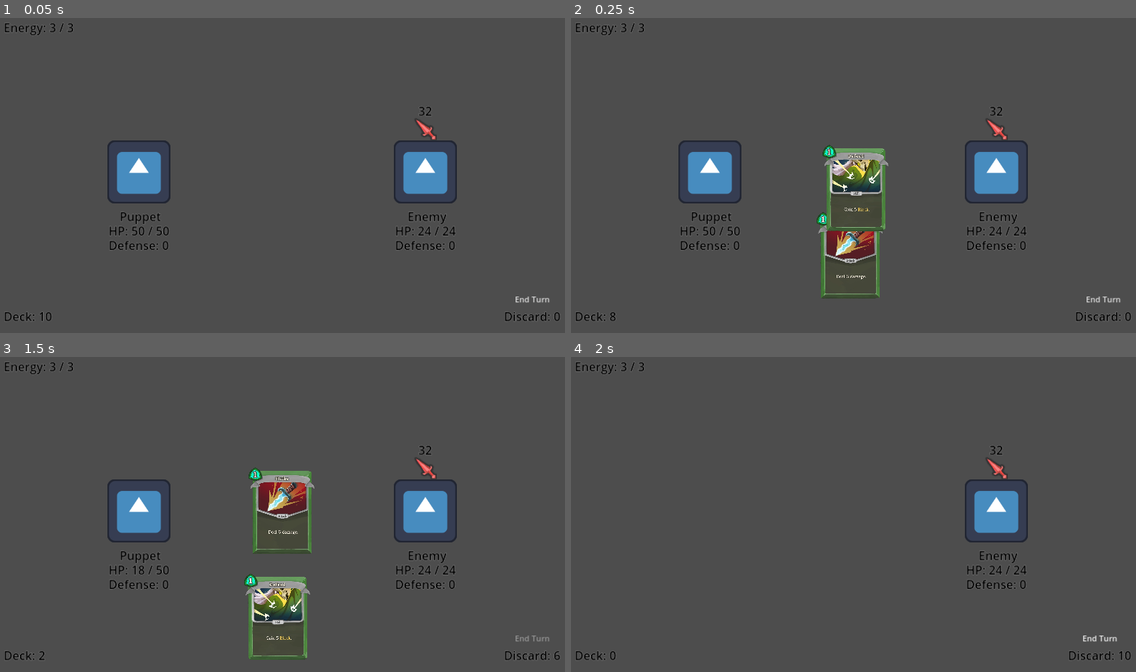
Above: before the commit, frames 1-4 (two rows, left to right).
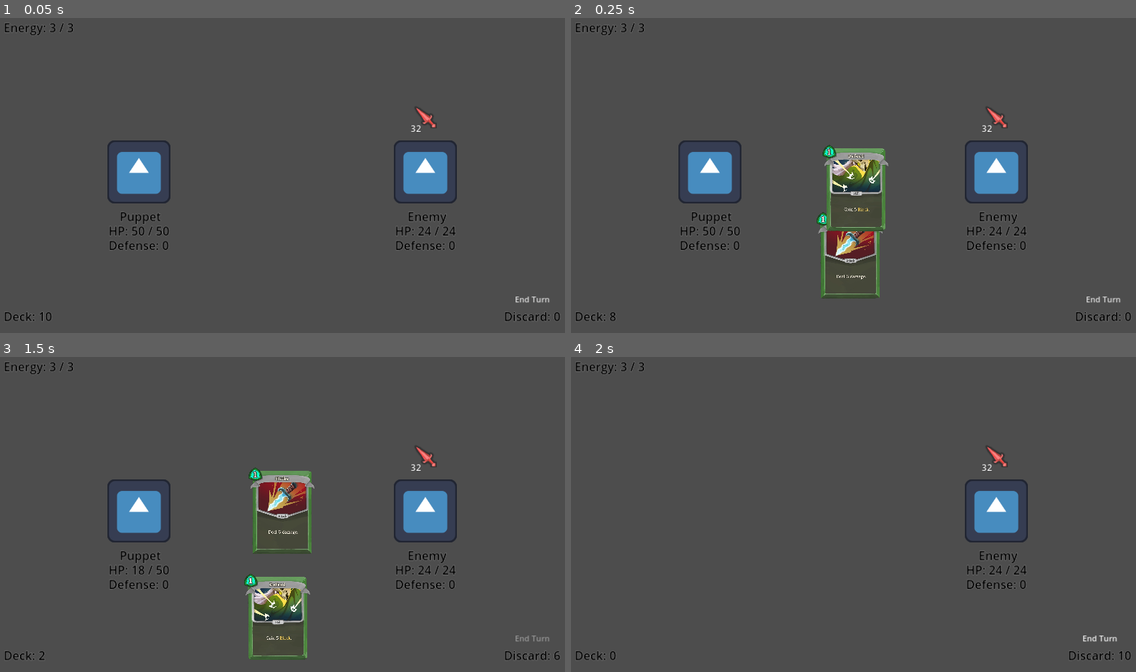
Above: after the commit, the same moments.

Repository: TheItsyBitsySpider/Game-Jam-2024
Game: Godot game, scene res://scenes/main.tscn
The game is run twice, just before and just after one commit, with the same random seed, the same clock (stepped at 60 frames per second) and the same inputs. The engine's default icon, where the game draws it, is replaced by a stand-in: a white triangle on a blue panel in a dark square.
Inputs:
- Up to frame 1 (0.05 s): no input
- Up to frame 2 (0.25 s): no input
- Up to frame 3 (1.5 s): click "End Turn" at 0.5 s; click "End Turn" at 1.25 s
- Up to frame 4 (2 s): no input

The runs differ from the first frame. In frame 1, 0.2% of the frame differs, in the area x 72-78%, y 27-39%; in frame 2, 0.2%; in frame 3, 0.2%; in frame 4, 0.2%.

Commit message:
minor: intent appearance

Diff:
--- a/cardgame/scenes/characters/enemy.tscn
+++ b/cardgame/scenes/characters/enemy.tscn
@@ -9,23 +9,23 @@
 [node name="Character" parent="." instance=ExtResource("2_p1bbq")]
 
 [node name="UpcomingTurnSprite" type="Sprite2D" parent="."]
-position = Vector2(0, -88.075)
+position = Vector2(0, -112)
 
 [node name="RichTextLabel" type="RichTextLabel" parent="."]
 clip_contents = false
-anchors_preset = 5
-anchor_left = 0.5
-anchor_right = 0.5
-offset_left = -27.0
-offset_top = -140.0
-offset_right = 28.0
-offset_bottom = -106.0
+anchors_preset = 15
+anchor_right = 1.0
+anchor_bottom = 1.0
+offset_left = -33.5
+offset_top = -100.0
+offset_right = -6.5
+offset_bottom = -66.0
 grow_horizontal = 2
-theme_override_colors/default_color = Color(0, 0, 0, 1)
-theme_override_colors/font_outline_color = Color(1, 1, 1, 1)
-theme_override_constants/outline_size = 1
-theme_override_constants/line_separation = -6
-theme_override_font_sizes/normal_font_size = 24
+grow_vertical = 2
+theme_override_colors/default_color = Color(1, 1, 1, 1)
+theme_override_colors/font_outline_color = Color(0, 0, 0, 1)
+theme_override_constants/outline_size = 2
+theme_override_font_sizes/normal_font_size = 18
 bbcode_enabled = true
 fit_content = true
 scroll_active = false
